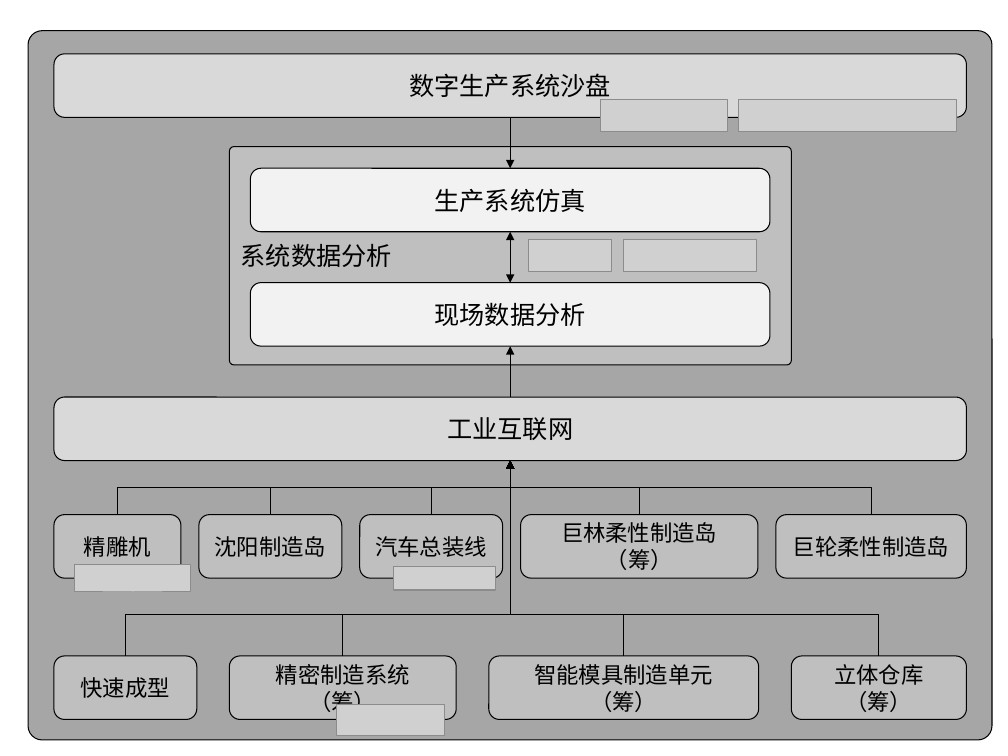
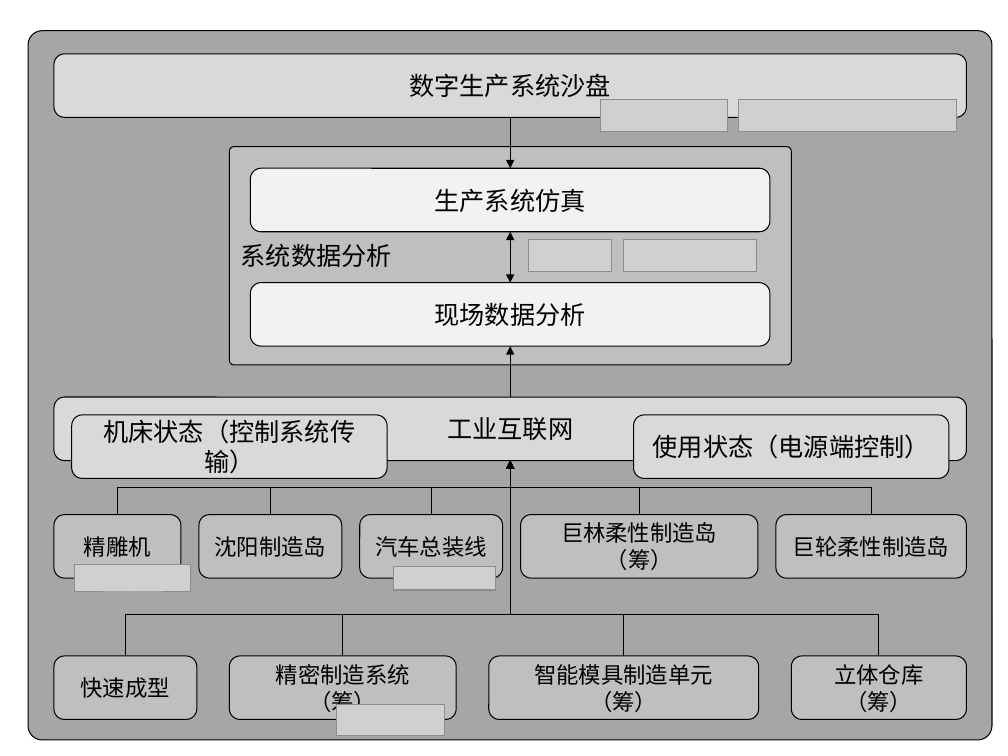
Before and after one commit to woodyme/i.center_my_workzone, a slide deck: slide 2 of 精雕实验室/数字化示范工厂/数字化示范工厂.pptx. Drawn at 1008x756 pixels with LibreOffice and Linux fonts; fonts in the diff are those of the drawing; grey boxes stand for pictures. Boxes give left, top, right and bottom in pixels: in the first picture for what was removed or moved away, otherwise in the second. Text is boxed around its words. In the diff, an @@ line names an element or a change of style, - is before the commit and + after.

Commit message:
数字化示范工厂架构图

```diff
--- a/精雕实验室/数字化示范工厂/数字化示范工厂.pptx
+++ b/精雕实验室/数字化示范工厂/数字化示范工厂.pptx
@@ rounded rectangle added at <box>72,415,387,479</box>, fill #D9D9D9, outline #000000 0.75 pt, 18 pt, text #000000 @@
+机床状态（控制系统传输）
@@ rounded rectangle added at <box>634,415,950,479</box>, fill #D9D9D9, outline #000000 0.75 pt, 18 pt, text #000000 @@
+使用状态（电源端控制）
```
